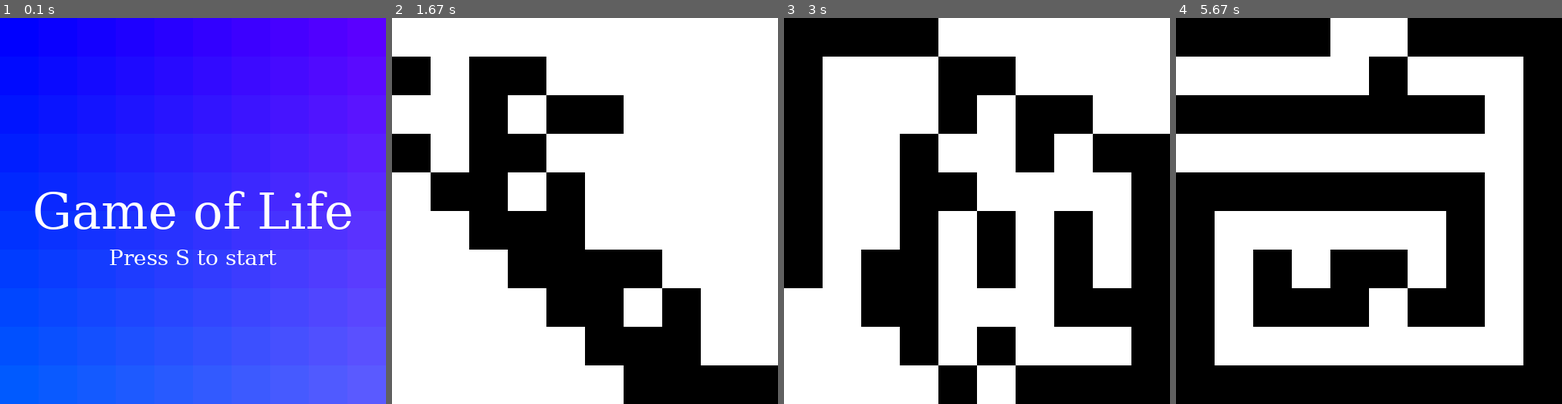
Above: before the commit, frames 1-4 (left to right).
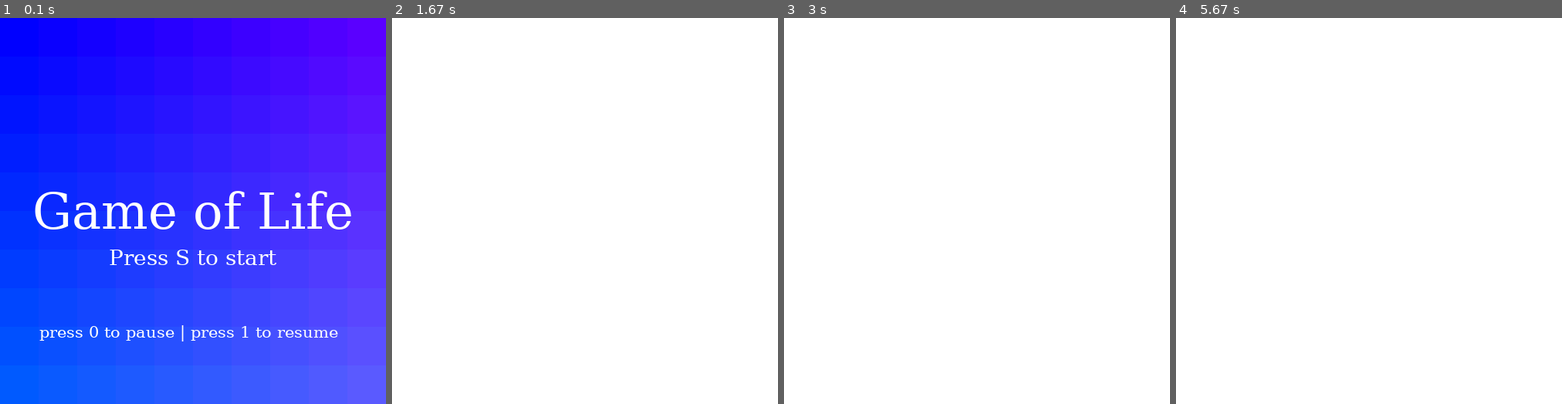
Above: after the commit, the same moments.

Repository: Lukasz-D1/WSB-Jezyki-Obiektowe
Game: pygame game, started from game-of-life/game-of-life/controllers/controller.py
Two runs of this game, one before a commit and one after it. Both use one fixed random seed, a clock stepped at 60 frames per second and the inputs below.
Inputs:
- Up to frame 1 (0.1 s): no input
- Up to frame 2 (1.67 s): tap S at 0.33 s
- Up to frame 3 (3 s): no input
- Up to frame 4 (5.67 s): no input

The runs differ from the first frame. In frame 1, 0.7% of the frame differs, in the area x 10-88%, y 79-84%; in frame 2, 29%; in frame 3, 44%; in frame 4, 57%, in the area x 0-100%, y 0-100%.

Commit message:
Almost working

Diff:
--- a/game-of-life/game-of-life/controllers/controller.py
+++ b/game-of-life/game-of-life/controllers/controller.py
@@ -2,9 +2,11 @@
 from models import Cell, Board
 from views import Visuals
 from itertools import chain
+from random import randint
 
-NUM_ROWS = 10
-NUM_COLS = 10
+NUM_ROWS = 100
+NUM_COLS = 100
+SIZE_OF_CELL = 5
 
 
 class Controller:
@@ -13,7 +15,7 @@
         self._running = True
         self._run_game = False
         self._gen = 0
-        self.vis = Visuals()
+        self.vis = Visuals(SIZE_OF_CELL)
         self.board = Board(NUM_ROWS, NUM_COLS)
 
     def app(self):
@@ -27,9 +29,14 @@
                         self.vis.set_bg = False
                         self.vis.game_running = True
                         self._run_game = True
+                        self.board.matrix[31][50].is_alive = True
+                        self.board.matrix[32][50].is_alive = True
+                        self.board.matrix[33][50].is_alive = True
+
                     if event.key == pygame.K_0:
                         self._run_game = False
-
+                    if event.key == pygame.K_1:
+                        self._run_game = True
                         # self.vis.draw_cell(0, 50, 1)
                         # self.vis.draw_cell(0, 100, 1)
                         # self.vis.draw_cell(0, 0, 1)
@@ -40,28 +47,35 @@
         pygame.quit()
 
     def game_of_life(self):
+
         if self._run_game:
-            self.board.matrix[int(100 / 50)][int(50 / 50)].is_alive = True
-            self.board.matrix[int(100 / 50)][int(100 / 50)].is_alive = True
-            self.board.matrix[int(150 / 50)][int(0 / 50)].is_alive = True
+            #entry_point = [randint(1, 3), randint(1, 3), randint(1, 3)]
+            # self.board.matrix[][].is_alive = True
+            # self.board.matrix[][].is_alive = True
+            # self.board.matrix[][].is_alive = True
+
+            # for i in range(400):
+            #     self.board.matrix[randint(0, 99)][randint(0, 99)].is_alive = True
+
+
+
 
             print("Generation: {}".format(self._gen))
             self._gen += 1
             for i in range(NUM_ROWS):
                 for j in range(NUM_COLS):
                     self.board.matrix[i][j].rules.check_neighbourhood()
-
                     if self.board.matrix[i][j].is_alive:
-                        print('here {} {}'.format(i * 50, j * 50))
-                        self.vis.draw_cell(i * 50, j * 50, 1)
+                        #print('here {} {}'.format(i * SIZE_OF_CELL, j * SIZE_OF_CELL))
+                        self.vis.draw_cell(i * SIZE_OF_CELL, j * SIZE_OF_CELL, 1)
                     else:
-                        self.vis.draw_cell(i * 50, j * 50, 0)
+                        self.vis.draw_cell(i * SIZE_OF_CELL, j * SIZE_OF_CELL, 0)
                     # print('Cell {} {} alive - {}'.format(self.board.matrix[i][j].x,
                     #                                     self.board.matrix[i][j].y,
                     #                                     self.board.matrix[i][j].is_alive))
                     # if i == 1 and j == 1:
                     #     self.board.matrix[i][j].rules.check_neighbourhood()
-                    pygame.time.wait(10)
+                    #pygame.time.wait(10)
 
 
 if __name__ == '__main__':
--- a/game-of-life/game-of-life/models/cell.py
+++ b/game-of-life/game-of-life/models/cell.py
@@ -7,6 +7,7 @@
         self._is_alive = False
         self._x = x
         self._y = y
+
         self._rules = Rules(self._x, self._y, board)
 
     @property
--- a/game-of-life/game-of-life/models/rules.py
+++ b/game-of-life/game-of-life/models/rules.py
@@ -17,44 +17,45 @@
 
         if self._cell_x != 0:
             if self._cell_y != 0:
-                #print(self._cell_x - 1, self._cell_y - 1)
                 if self._board.matrix[self._cell_x - 1][self._cell_y - 1].is_alive:
                     cnt += 1
-            #print(self._cell_x - 1, self._cell_y)
             if self._board.matrix[self._cell_x - 1][self._cell_y].is_alive:
                 cnt += 1
-            if self._cell_y != 9:
-                #print(self._cell_x - 1, self._cell_y + 1)
+            if self._cell_y != len(self._board.matrix) - 1:
                 if self._board.matrix[self._cell_x - 1][self._cell_y + 1].is_alive:
                     cnt += 1
 
         if self._cell_y != 0:
-            #print(self._cell_x, self._cell_y - 1)
             if self._board.matrix[self._cell_x][self._cell_y - 1].is_alive:
                 cnt += 1
-        if self._cell_y != 9:
-            #print(self._cell_x, self._cell_y + 1)
+        if self._cell_y != len(self._board.matrix) - 1:
             if self._board.matrix[self._cell_x][self._cell_y + 1].is_alive:
                 cnt += 1
 
-        if self._cell_x != 9:
+        if self._cell_x != len(self._board.matrix) - 1:
             if self._cell_y != 0:
-                #print(self._cell_x + 1, self._cell_y - 1)
                 if self._board.matrix[self._cell_x + 1][self._cell_y - 1].is_alive:
                     cnt += 1
-            #print(self._cell_x + 1, self._cell_y)
             if self._board.matrix[self._cell_x + 1][self._cell_y].is_alive:
                 cnt += 1
-            if self._cell_y != 9:
-                #print(self._cell_x + 1, self._cell_y + 1)
+            if self._cell_y != len(self._board.matrix) - 1:
                 if self._board.matrix[self._cell_x + 1][self._cell_y + 1].is_alive:
                     cnt += 1
         if self._cell_x == 1 and self._cell_y == 1:
             print(cnt)
 
-        if cnt == 2 or cnt == 3:
-            self._board.matrix[self._cell_x][self._cell_y].is_alive = True
-            #print('Cell should be alive')
-        elif cnt > 2 or cnt < 3:
-            self._board.matrix[self._cell_x][self._cell_y].is_alive = False
-            #print('Cell should be dead')
+        if self._board.matrix[self._cell_x][self._cell_y].is_alive:
+            if (cnt < 2) or (cnt > 3):
+                self._board.matrix[self._cell_x][self._cell_y].is_alive = False
+        else:
+            if cnt == 3:
+                self._board.matrix[self._cell_x][self._cell_y].is_alive = True
+
+        # if not self._board.matrix[self._cell_x][self._cell_y].is_alive and cnt == 3:
+        #     self._board.matrix[self._cell_x][self._cell_y].is_alive = True
+        # elif self._board.matrix[self._cell_x][self._cell_y].is_alive and cnt == 2:
+        #     self._board.matrix[self._cell_x][self._cell_y].is_alive = True
+        # elif self._board.matrix[self._cell_x][self._cell_y].is_alive and cnt == 3:
+        #     self._board.matrix[self._cell_x][self._cell_y].is_alive = True
+        # else:
+        #     self._board.matrix[self._cell_x][self._cell_y].is_alive = False
--- a/game-of-life/game-of-life/views/game_window.py
+++ b/game-of-life/game-of-life/views/game_window.py
@@ -3,14 +3,17 @@
 
 class Visuals:
 
-    def __init__(self):
+    def __init__(self, size_of_cell):
         self._display_text = True
         self._set_bg = True
         self._screen = pygame.display.set_mode([500, 500])
-        self._title_font = pygame.font.SysFont("dejavuserif", 72)
-        self._msg_font = pygame.font.SysFont("dejavuserif", 32)
-        self._title = self._title_font.render("Game of Life", True, (255, 255, 255))
-        self._msg = self._msg_font.render("Press S to start", True, (255, 255, 255))
+        self._size_of_cell = size_of_cell
+        title_font = pygame.font.SysFont("dejavuserif", 72)
+        msg_font = pygame.font.SysFont("dejavuserif", 32)
+        controls_font = pygame.font.SysFont("dejavuserif", 24)
+        self._title = title_font.render("Game of Life", True, (255, 255, 255))
+        self._msg = msg_font.render("Press S to start", True, (255, 255, 255))
+        self._controls = controls_font.render("press 0 to pause | press 1 to resume", True, (255, 255, 255))
 
     @property
     def display_text(self):
@@ -36,8 +39,9 @@
                     pygame.draw.rect(self._screen, (i * 10, j * 10, 255), (i * 50, j * 50, 50, 50))
 
         if self._display_text:
-            self._screen.blit(self._title, (250 - self._title.get_width() // 2, 250 - self._title.get_height() // 2))
-            self._screen.blit(self._msg, (250 - self._msg.get_width() // 2, 310 - self._msg.get_height() // 2))
+            self._screen.blit(self._title, (250 - self._title.get_width() / 2, 250 - self._title.get_height() // 2))
+            self._screen.blit(self._msg, (250 - self._msg.get_width() / 2, 310 - self._msg.get_height() // 2))
+            self._screen.blit(self._controls, (160 - self._msg.get_width() / 2, 410 - self._msg.get_height() // 2))
             pygame.display.flip()
 
         self._screen.fill((255, 255, 255))
@@ -46,5 +50,5 @@
         color = (255, 255, 255)
         if alive:
             color = (0, 0, 0)
-        pygame.draw.rect(self._screen, color, (pos_y, pos_x, 50, 50))
+        pygame.draw.rect(self._screen, color, (pos_y, pos_x, self._size_of_cell, self._size_of_cell))
         pygame.display.update()
